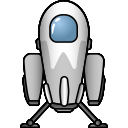
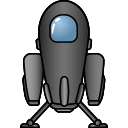
Layered file, before and after one edit (128px x 128px). Changes by layer:
hid "369" over (x1=20, y1=0, x2=108, y2=128)
painted on "369 Base" over (x1=24, y1=0, x2=104, y2=106)
